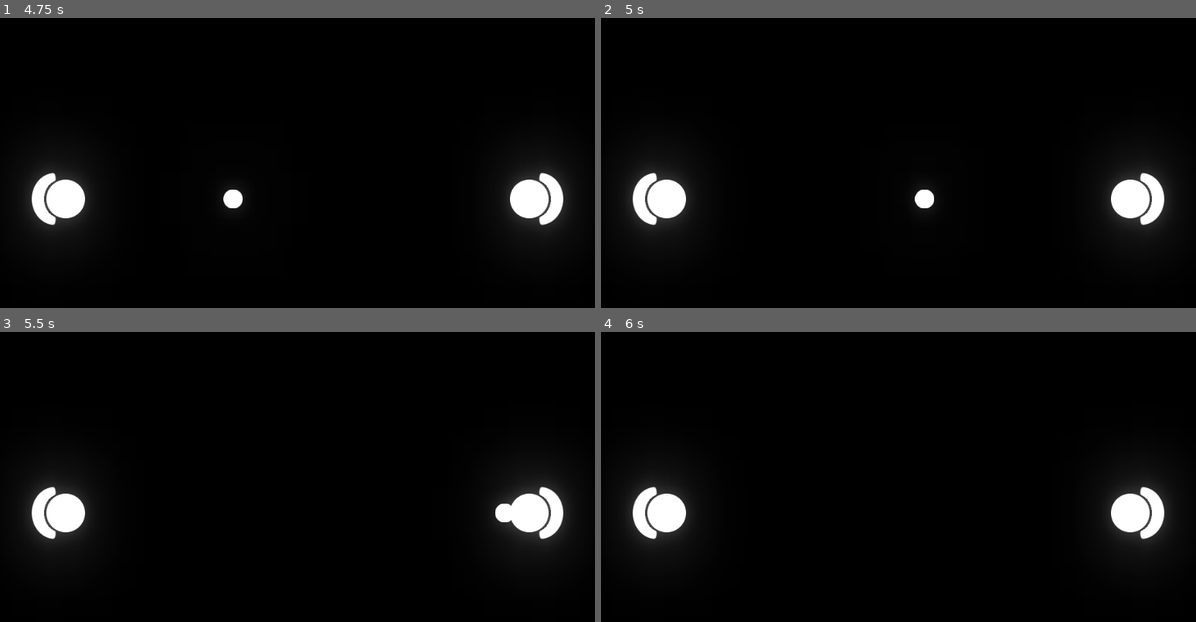
Above: before the commit, frames 1-4 (two rows, left to right).
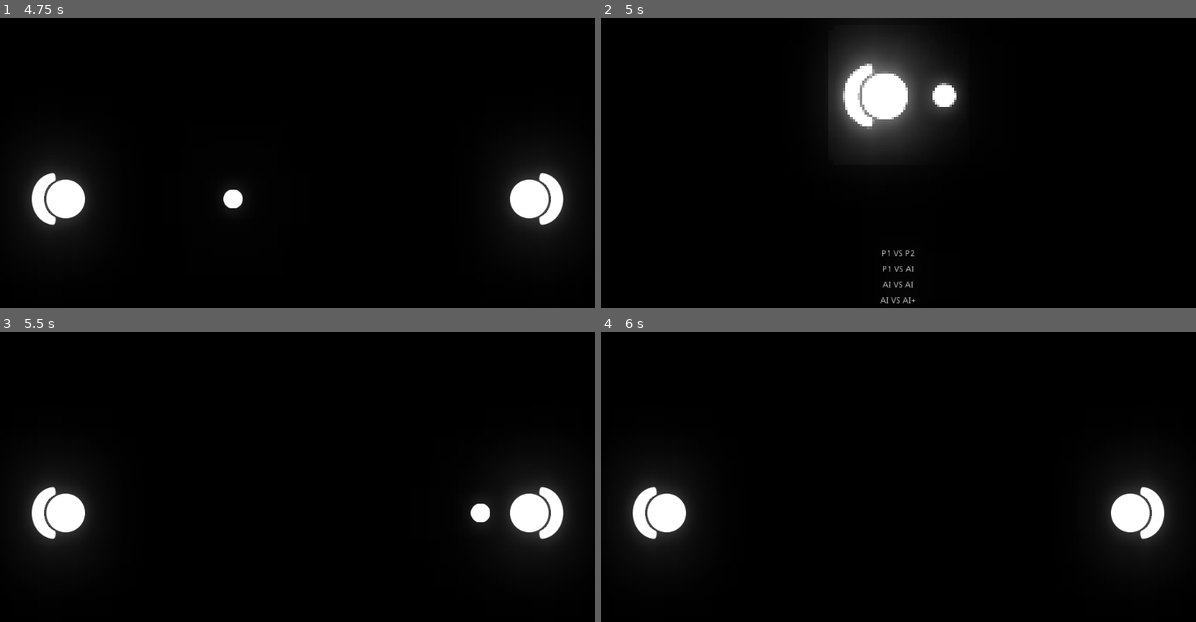
Above: after the commit, the same moments.

Repository: MenesesGHZ/PongPing
Game: Godot game, scene res://src/game/game.tscn
The game is run twice, just before and just after one commit, with the same random seed, the same clock (stepped at 60 frames per second) and the same inputs.
Inputs (mouse positions are in pixels of both pictures, inside the frame that each line leads up to):
- Up to frame 1 (4.75 s): click "P1 VS P2" at 0.5 s; tap Enter at 1.25 s; tap Space at 2 s
- Up to frame 2 (5 s): tap Escape (ui_cancel) at 4.9 s
- Up to frame 3 (5.5 s): click (297, 584) at 5 s, where only the run after the commit has a clickable "P1 VS AI"
- Up to frame 4 (6 s): no input

Frame 1 is identical in both runs. In frame 2, 12% of the frame differs, in the area x 4-96%, y 3-99%; in frame 3, 0.3%; in frame 4, nothing differs.

Commit message:
Start and pause Game

Diff:
--- a/src/game/game.gd
+++ b/src/game/game.gd
@@ -18,9 +18,22 @@
 
 
 
+## Built-In Virutal Methods
+func _ready() -> void:
+	_set_state(States.MAIN_MENU)
+
+
+func _process(delta : float) -> void:
+	if Input.is_action_just_released("ui_cancel"):
+		if _state == States.PLAYING:
+			_set_state(States.MAIN_MENU)
+
+
+
 ## Private Methods
 func _set_state(new_value : int) -> void:
 	_state = new_value
+	get_tree().paused = _state == States.MAIN_MENU
 	main_menu.visible = _state == States.MAIN_MENU
 
 
--- a/src/game/game.tscn
+++ b/src/game/game.tscn
@@ -44,15 +44,16 @@
 position = Vector2( -16, 300 )
 shape = SubResource( 3 )
 
-[node name="Pong" parent="World" groups=["Players"] instance=ExtResource( 1 )]
+[node name="Pong" parent="World" instance=ExtResource( 1 )]
 position = Vector2( 128, 300 )
 
-[node name="Ping" parent="World" groups=["Players"] instance=ExtResource( 1 )]
+[node name="Ping" parent="World" instance=ExtResource( 1 )]
 position = Vector2( 896, 300 )
 rotation = -3.14159
 player_type = 1
 
 [node name="HUD" type="Control" parent="."]
+pause_mode = 2
 anchor_right = 1.0
 anchor_bottom = 1.0
 __meta__ = {
